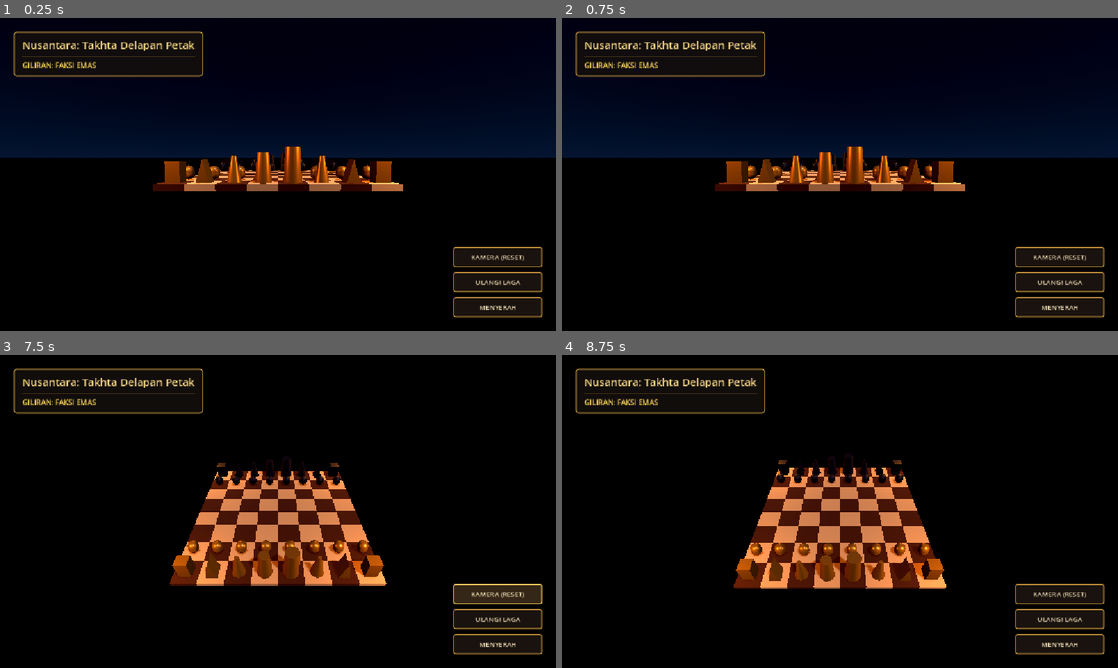
Above: before the commit, frames 1-4 (two rows, left to right).
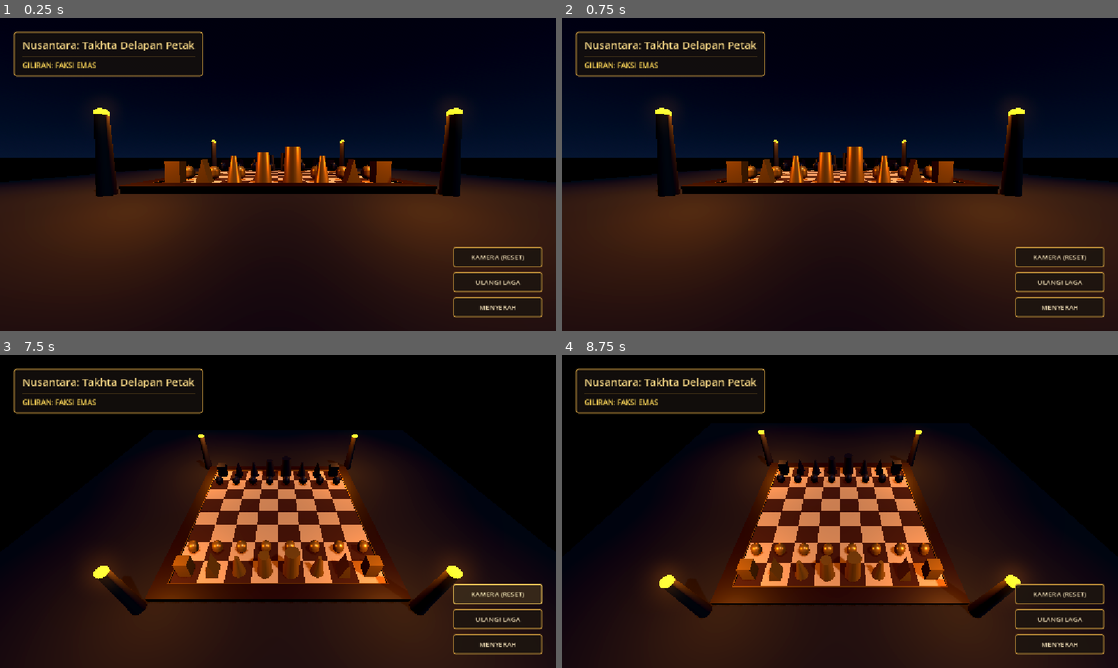
Above: after the commit, the same moments.

Repository: JavaneseIvankov/nusantara-chess
Game: Godot game, scene res://main/main.tscn
Same seed, same stepped clock (60 frames per second), same inputs: the game is played once before the commit and once after it.
Inputs (mouse positions are in pixels of both pictures, inside the frame that each line leads up to):
- Up to frame 1 (0.25 s): no input
- Up to frame 2 (0.75 s): click "ULANGI LAGA" at 0.5 s
- Up to frame 3 (7.5 s): click "MENYERAH" at 1.25 s; click "MAIN LAGI" at 2 s; click "ULANGI LAGA" at 2.75 s; click "MENYERAH" at 3.5 s; click "MAIN LAGI" at 4.25 s; click "ULANGI LAGA" at 5 s; click "MENYERAH" at 5.75 s; click "MAIN LAGI" at 6.5 s; click "KAMERA (RESET)" at 7.25 s
- Up to frame 4 (8.75 s): move the mouse to (962, 495) at 8.02 s; click (962, 495) at 8.17 s

The runs differ from the first frame. In frame 1, 41% of the frame differs, in the area x 0-100%, y 28-100%; in frame 2, 41%; in frame 3, 35%; in frame 4, 34%.

Commit message:
feat(environment): add procedural courtyard floor, board frame, and corner torch pillars
- Generate 24x24m stone courtyard floor at Y = -0.2m

- Build dark wood board frame with inner metallic gold trim around 8x8 grid

- Add 4 corner stone torch pillars with emissive glowing embers aligned to TorchLight nodes

Diff:
--- a/main/main.tscn
+++ b/main/main.tscn
@@ -4,6 +4,7 @@
 [ext_resource type="Script" uid="uid://ditvc1e3domkn" path="res://main/main.gd" id="1_c651c"]
 [ext_resource type="Script" uid="uid://cjaohubokj2kv" path="res://scripts/core/camera_rig.gd" id="1_pjrb6"]
 [ext_resource type="PackedScene" uid="uid://btgnvpabnejju" path="res://scenes/ui/game_hud.tscn" id="4_3wy1v"]
+[ext_resource type="Script" uid="uid://bpdhmjl1qbn77" path="res://scripts/environment/placeholder_environment.gd" id="5_3wy1v"]
 
 [sub_resource type="ProceduralSkyMaterial" id="ProceduralSkyMaterial_7h7mn"]
 sky_top_color = Color(0.019607844, 0.03529412, 0.078431375, 1)
@@ -67,3 +68,6 @@
 omni_range = 9.0
 
 [node name="GameHUD" parent="." unique_id=1670950217 instance=ExtResource("4_3wy1v")]
+
+[node name="PlaceholderEnvironment" type="Node3D" parent="." unique_id=824262966]
+script = ExtResource("5_3wy1v")
--- /dev/null
+++ b/scripts/environment/placeholder_environment.gd
@@ -0,0 +1,136 @@
+class_name PlaceholderEnvironment
+extends Node3D
+
+@export var board_size: float = 8.0
+@export var board_thickness: float = 0.2
+
+func _ready() -> void:
+	_build_courtyard_floor()
+	_build_board_frame()
+	_build_torch_pillars()
+
+# 1. Pelataran Batu Andesit Luas (24m x 24m di Y = -0.2m)
+func _build_courtyard_floor() -> void:
+	var floor_mesh := MeshInstance3D.new()
+	floor_mesh.name = "CourtyardFloor"
+
+	var box := BoxMesh.new()
+	box.size = Vector3(24.0, 0.2, 24.0)
+	floor_mesh.mesh = box
+
+	var stone_mat := StandardMaterial3D.new()
+	stone_mat.albedo_color = Color(0.11, 0.12, 0.14) # Batu andesit candi gelap
+	stone_mat.roughness = 0.85
+	floor_mesh.material_override = stone_mat
+
+	# Permukaan atas lantai tepat di Y = -0.2 (menopang dasar ubin papan)
+	floor_mesh.position = Vector3(0.0, -board_thickness - 0.1, 0.0)
+	add_child(floor_mesh)
+
+# 2. Bingkai Kayu Jati & Lis Emas Mengelilingi Papan 8x8
+func _build_board_frame() -> void:
+	var frame_root := Node3D.new()
+	frame_root.name = "BoardFrame"
+	add_child(frame_root)
+
+	var wood_mat := StandardMaterial3D.new()
+	wood_mat.albedo_color = Color(0.16, 0.09, 0.05) # Kayu jati tua gelap
+	wood_mat.roughness = 0.55
+
+	var gold_trim_mat := StandardMaterial3D.new()
+	gold_trim_mat.albedo_color = Color(0.76, 0.58, 0.22) # Aksen lis perunggu emas
+	gold_trim_mat.metallic = 0.75
+	gold_trim_mat.roughness = 0.30
+
+	var rim_width: float = 0.60
+	var rim_height: float = 0.24 # Sedikit lebih tinggi (0.04m) dari permukaan papan
+	var outer_span: float = board_size + (rim_width * 2.0) # 9.2m
+	var offset: float = (board_size / 2.0) + (rim_width / 2.0) # 4.3m
+
+	# 4 Sisi Bingkai Kayu Utama (Utara, Selatan, Barat, Timur)
+	var wood_bars := [
+		{"size": Vector3(outer_span, rim_height, rim_width), "pos": Vector3(0.0, -0.08, -offset)},
+		{"size": Vector3(outer_span, rim_height, rim_width), "pos": Vector3(0.0, -0.08, offset)},
+		{"size": Vector3(rim_width, rim_height, board_size), "pos": Vector3(-offset, -0.08, 0.0)},
+		{"size": Vector3(rim_width, rim_height, board_size), "pos": Vector3(offset, -0.08, 0.0)}
+	]
+
+	for bar_data in wood_bars:
+		var mesh_inst := MeshInstance3D.new()
+		var box := BoxMesh.new()
+		box.size = bar_data["size"]
+		mesh_inst.mesh = box
+		mesh_inst.material_override = wood_mat
+		mesh_inst.position = bar_data["pos"]
+		frame_root.add_child(mesh_inst)
+
+	# Lis Emas Tipis di Bibir Dalam Bingkai
+	var trim_w: float = 0.04
+	var trim_h: float = 0.25
+	var trim_span: float = board_size + (trim_w * 2.0)
+	var trim_off: float = (board_size / 2.0) + (trim_w / 2.0)
+
+	var gold_bars := [
+		{"size": Vector3(trim_span, trim_h, trim_w), "pos": Vector3(0.0, -0.075, -trim_off)},
+		{"size": Vector3(trim_span, trim_h, trim_w), "pos": Vector3(0.0, -0.075, trim_off)},
+		{"size": Vector3(trim_w, trim_h, board_size), "pos": Vector3(-trim_off, -0.075, 0.0)},
+		{"size": Vector3(trim_w, trim_h, board_size), "pos": Vector3(trim_off, -0.075, 0.0)}
+	]
+
+	for g_data in gold_bars:
+		var mesh_inst := MeshInstance3D.new()
+		var box := BoxMesh.new()
+		box.size = g_data["size"]
+		mesh_inst.mesh = box
+		mesh_inst.material_override = gold_trim_mat
+		mesh_inst.position = g_data["pos"]
+		frame_root.add_child(mesh_inst)
+
+# 3. Empat Tiang Obor Batu di Sudut Papan (Tinggi 2.2m sejajar TorchLight_1..4)
+func _build_torch_pillars() -> void:
+	var pillars_root := Node3D.new()
+	pillars_root.name = "TorchPillars"
+	add_child(pillars_root)
+
+	var pillar_mat := StandardMaterial3D.new()
+	pillar_mat.albedo_color = Color(0.18, 0.17, 0.16)
+	pillar_mat.roughness = 0.80
+
+	var ember_mat := StandardMaterial3D.new()
+	ember_mat.albedo_color = Color(1.0, 0.55, 0.1)
+	ember_mat.emission_enabled = true
+	ember_mat.emission = Color(1.0, 0.45, 0.05)
+	ember_mat.emission_energy_multiplier = 3.5 # Bara api menyala (Glow)
+
+	var corners := [
+		Vector3(-4.8, -0.2, -4.8),
+		Vector3(4.8, -0.2, -4.8),
+		Vector3(-4.8, -0.2, 4.8),
+		Vector3(4.8, -0.2, 4.8)
+	]
+
+	for pos in corners:
+		var torch_node := Node3D.new()
+		torch_node.position = pos
+		pillars_root.add_child(torch_node)
+
+		# Tiang batu (tinggi 2.2m dari dasar lantai Y = -0.2 sampai puncak Y = 2.0)
+		var column := MeshInstance3D.new()
+		var cyl := CylinderMesh.new()
+		cyl.top_radius = 0.16
+		cyl.bottom_radius = 0.24
+		cyl.height = 2.2
+		column.mesh = cyl
+		column.material_override = pillar_mat
+		column.position.y = 1.1
+		torch_node.add_child(column)
+
+		# Mangkuk bara api di puncak tiang
+		var ember := MeshInstance3D.new()
+		var sphere := SphereMesh.new()
+		sphere.radius = 0.18
+		sphere.height = 0.25
+		ember.mesh = sphere
+		ember.material_override = ember_mat
+		ember.position.y = 2.25
+		torch_node.add_child(ember)
Not shown, added: scripts/environment/placeholder_environment.gd.uid
